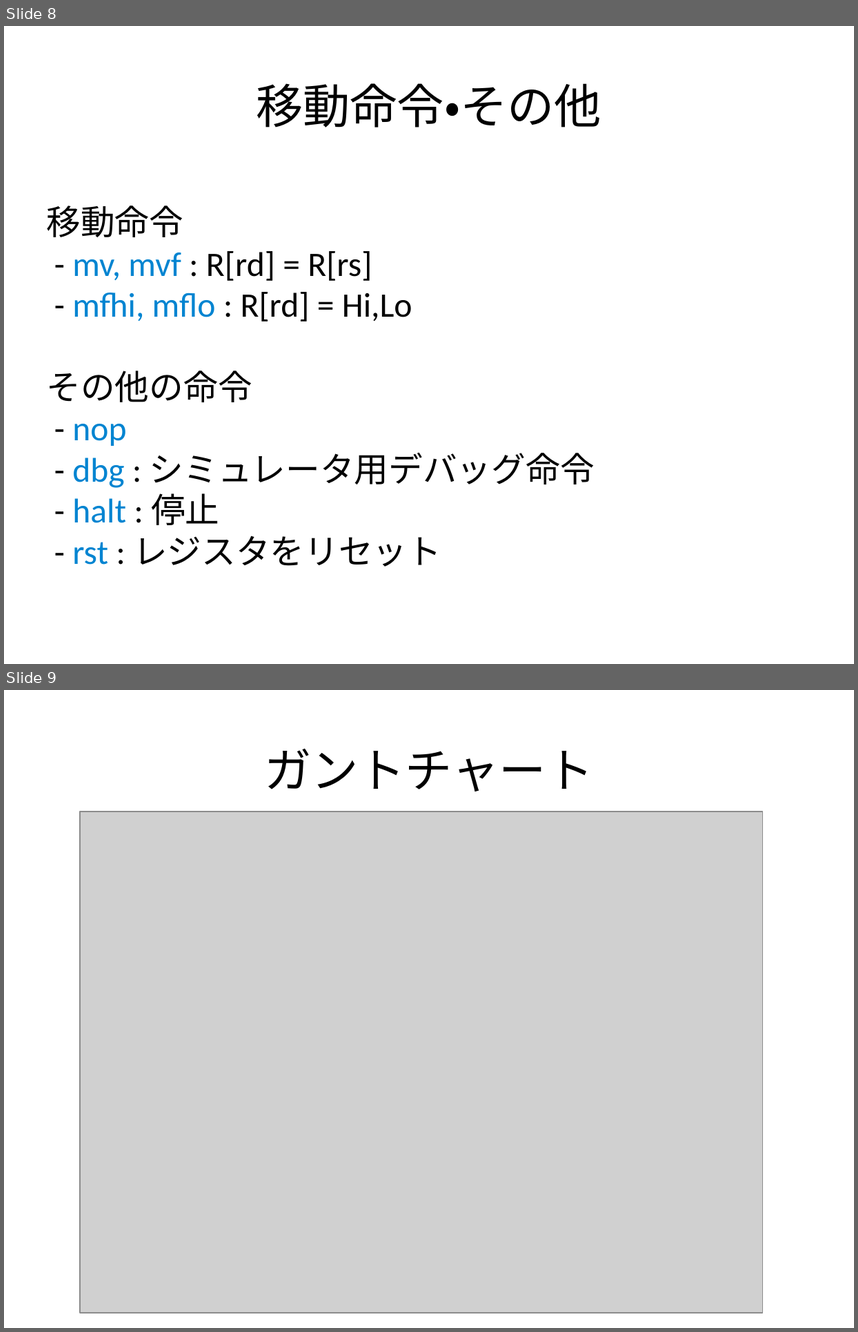
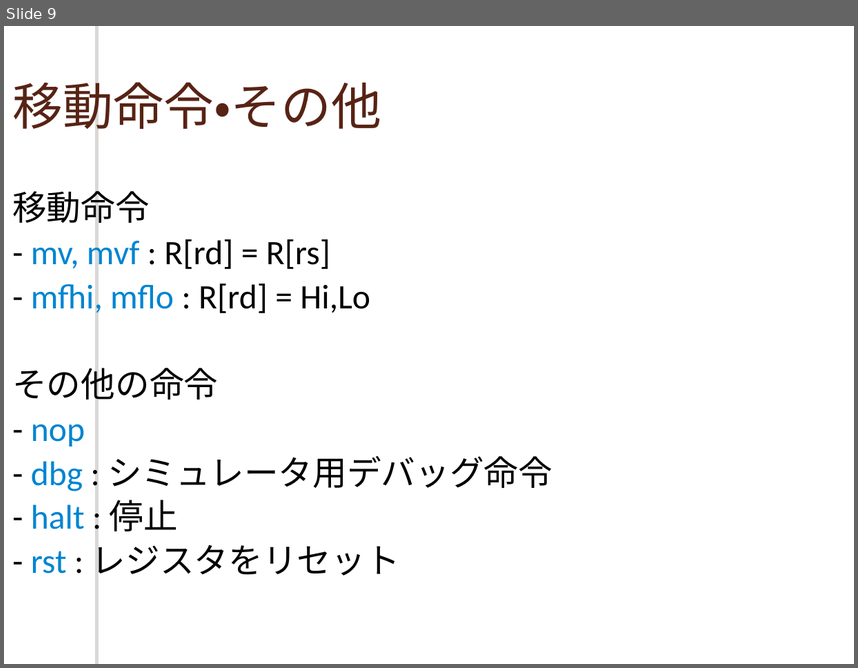
Before and after one commit to cpumul4/cpuex, a slide deck: 10_09.odp. Shown one above the other, each under a label of ours: slides 8 and 9 before the commit, slide 9 after it. The pictures are 858x1332 and 858x668 pixels, drawn with LibreOffice and Linux fonts; fonts in the diff are those of the drawing; grey boxes stand for pictures; background and template pictures are left out. Boxes give left, top, right and bottom in pixels: in the first picture for what was removed or moved away, otherwise in the second. Text is boxed around its words. In the diff, an @@ line names an element or a change of style, - is before the commit and + after.

```diff
--- a/10_09.odp
+++ b/10_09.odp
@@ slide 9 removed at (4, 690, 854, 1328), background #FFFFFF @@
@@ title removed at (264, 749, 593, 791) @@
-ガントチャート
@@ picture removed at (80, 811, 763, 1312) @@
@@ what was slide 8 is now slide 9 @@
@@ slide 9 changed as well @@
@@ freeform shape added at (98, 26, 105, 664), fill #FFFFFF @@
@@ title "移動命令・その他": place and size @@
-title "移動命令・その他" at (256, 83, 602, 127)
+title "移動命令・その他" at (12, 74, 381, 138)
@@ title "移動命令・その他" at (12, 74, 381, 138): size 44 to 47 pt, text colour #000000 to #572314; alignment centre to left @@
@@ subtitle "移動命令": place and size @@
-subtitle "移動命令" at (47, 205, 595, 566)
+subtitle "移動命令" at (12, 185, 553, 581)
@@ subtitle "移動命令" at (12, 185, 553, 581): line spacing 1 to 0.9; more space between paragraphs @@
```
Also in this commit, not shown: 6 other slides changed, 8 slides added, 1 other slide removed.
